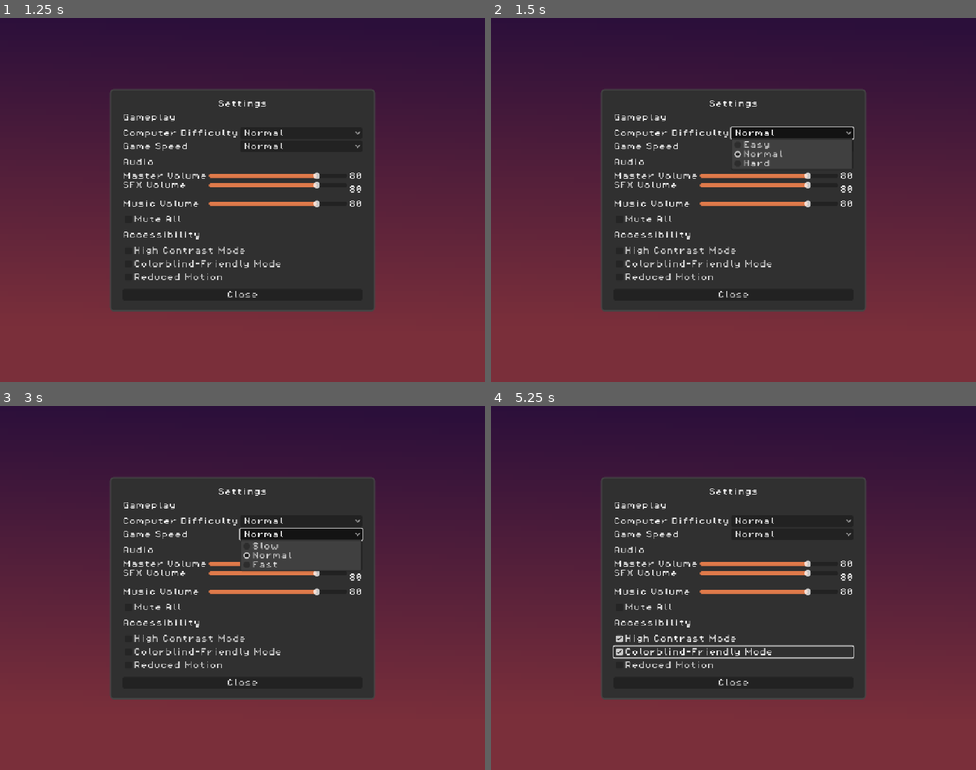
Above: before the commit, frames 1-4 (two rows, left to right).
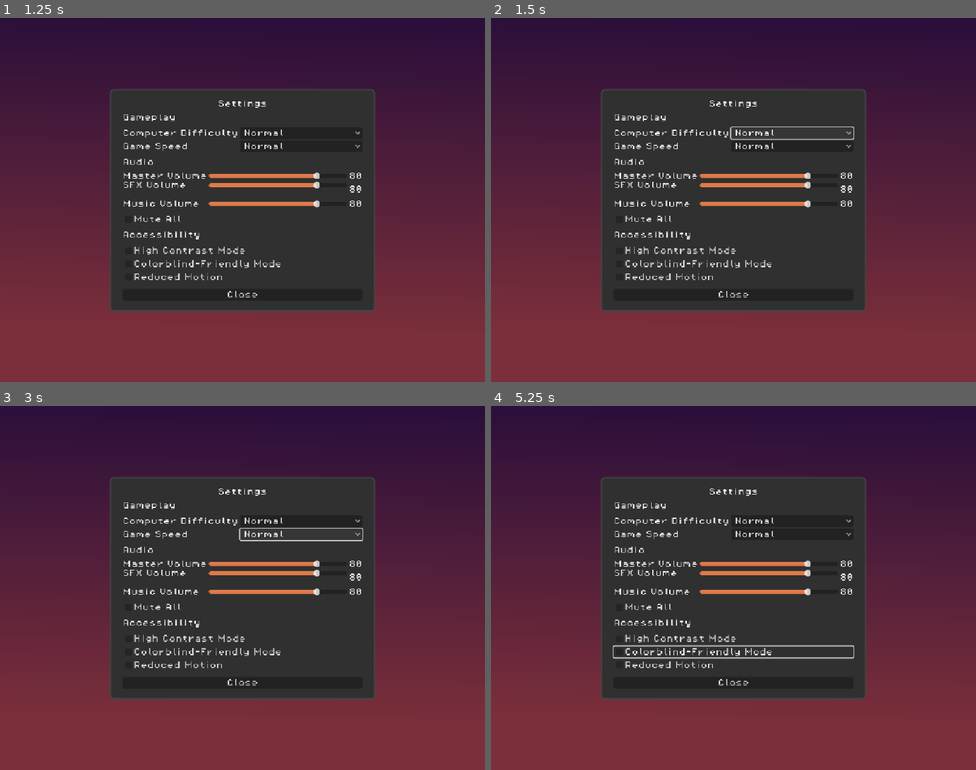
Above: after the commit, the same moments.

Repository: MissionToPsyche-Platinum/platinum_24d_game_psycheopoly-psb
Game: Godot game, scene res://scenes/StartMenu.tscn
Two runs of this game, one before a commit and one after it. Both use one fixed random seed, a clock stepped at 60 frames per second and the inputs below.
Inputs (mouse positions are in pixels of both pictures, inside the frame that each line leads up to):
- Up to frame 1 (1.25 s): click "Settings" at 0.5 s
- Up to frame 2 (1.5 s): click (791, 134) at 1.25 s, where only the run before the commit has a clickable "Normal"
- Up to frame 3 (3 s): click (300, 522) at 2 s, where only the run before the commit has a clickable "Normal"; click (300, 533) at 2.75 s, where only the run before the commit has a clickable "Normal"
- Up to frame 4 (5.25 s): click (791, 533) at 3.5 s, where only the run before the commit has a clickable "Normal"; click (733, 638) at 4.25 s, where only the run before the commit has a clickable "High Contrast Mode"; click (733, 653) at 5 s, where only the run before the commit has a clickable "Colorblind-Friendly Mode"

Frame 1 is identical in both runs. In frame 2, 1.7% of the frame differs, in the area x 49-75%, y 30-41%; in frame 3, 1.3%; in frame 4, 0.1%.

Commit message:
Pause Menu Created
Created a pause menu and simple color blind mode option

Diff:
--- a/project.godot
+++ b/project.godot
@@ -26,6 +26,7 @@
 AuctionMgr="*res://scripts/core/auction_manager.gd"
 ChanceCardMgr="*res://scripts/core/chance_card_manager.gd"
 GameController="*res://scripts/core/game_controller.gd"
+SettingsManager="*res://scripts/core/settings_manager.gd"
 
 [display]
 
@@ -39,6 +40,18 @@
 
 theme/custom_font="uid://bsp5euc03804b"
 
+[input]
+
+ui_settings={
+"deadzone": 0.2,
+"events": []
+}
+ui_pause={
+"deadzone": 0.2,
+"events": [Object(InputEventKey,"resource_local_to_scene":false,"resource_name":"","device":0,"window_id":0,"alt_pressed":false,"shift_pressed":false,"ctrl_pressed":false,"meta_pressed":false,"pressed":false,"keycode":0,"physical_keycode":4194305,"key_label":0,"unicode":0,"location":0,"echo":false,"script":null)
+]
+}
+
 [rendering]
 
 textures/canvas_textures/default_texture_filter=0
--- /dev/null
+++ b/scenes/PauseMenu.tscn
@@ -0,0 +1,67 @@
+[gd_scene load_steps=2 format=3 uid="uid://nladk13g277u"]
+
+[ext_resource type="Script" uid="uid://dxgi2ljkse4hj" path="res://scripts/ui/pause_menu.gd" id="1_jvnd5"]
+
+[node name="PauseMenu" type="Control"]
+custom_minimum_size = Vector2(250, 250)
+layout_mode = 3
+anchors_preset = 15
+anchor_right = 1.0
+anchor_bottom = 1.0
+grow_horizontal = 2
+grow_vertical = 2
+script = ExtResource("1_jvnd5")
+
+[node name="ColorRect" type="ColorRect" parent="."]
+layout_mode = 1
+anchors_preset = 8
+anchor_left = 0.5
+anchor_top = 0.5
+anchor_right = 0.5
+anchor_bottom = 0.5
+offset_left = 3608.0
+offset_right = 3608.0
+grow_horizontal = 2
+grow_vertical = 2
+mouse_filter = 2
+color = Color(0.2509804, 0.2509804, 0.2509804, 0.7058824)
+
+[node name="CenterContainer" type="CenterContainer" parent="."]
+layout_mode = 1
+anchors_preset = 8
+anchor_left = 0.5
+anchor_top = 0.5
+anchor_right = 0.5
+anchor_bottom = 0.5
+offset_left = -84.0
+offset_top = -64.0
+offset_right = 84.0
+offset_bottom = 64.0
+grow_horizontal = 2
+grow_vertical = 2
+
+[node name="VBoxContainer" type="VBoxContainer" parent="CenterContainer"]
+layout_mode = 2
+theme_override_constants/separation = 8
+alignment = 1
+
+[node name="Label" type="Label" parent="CenterContainer/VBoxContainer"]
+layout_mode = 2
+theme_override_font_sizes/font_size = 32
+text = "PAUSED"
+
+[node name="ResumeBtn" type="Button" parent="CenterContainer/VBoxContainer"]
+layout_mode = 2
+text = "Resume Game"
+
+[node name="SettingsBtn" type="Button" parent="CenterContainer/VBoxContainer"]
+layout_mode = 2
+text = "Settings"
+
+[node name="QuitBtn" type="Button" parent="CenterContainer/VBoxContainer"]
+layout_mode = 2
+text = "Quit"
+
+[connection signal="pressed" from="CenterContainer/VBoxContainer/ResumeBtn" to="." method="_on_resume_btn_pressed"]
+[connection signal="pressed" from="CenterContainer/VBoxContainer/SettingsBtn" to="." method="_on_settings_btn_pressed"]
+[connection signal="pressed" from="CenterContainer/VBoxContainer/QuitBtn" to="." method="_on_quit_btn_pressed"]
--- a/scenes/SettingsMenu.tscn
+++ b/scenes/SettingsMenu.tscn
@@ -105,6 +105,7 @@
 anchor_bottom = 1.0
 grow_horizontal = 2
 grow_vertical = 2
+mouse_filter = 2
 color = Color(0, 0, 0, 0.6039216)
 
 [node name="SettingsBackground" type="TextureRect" parent="."]
@@ -125,10 +126,10 @@
 anchor_top = 0.5
 anchor_right = 0.5
 anchor_bottom = 0.5
-offset_left = -20.0
-offset_top = -20.0
-offset_right = 20.0
-offset_bottom = 20.0
+offset_left = -280.0
+offset_top = -234.5
+offset_right = 280.0
+offset_bottom = 234.5
 grow_horizontal = 2
 grow_vertical = 2
 theme_override_styles/panel = SubResource("StyleBoxFlat_8e5yf")
--- a/scripts/core/board.gd
+++ b/scripts/core/board.gd
@@ -22,6 +22,8 @@
 var tile_map_layer: TileMapLayer = null
 var highlight_layer: TileMapLayer = null
 
+@onready var board_tilemap: Node = $TileMap # reference to tilemap so we can implement the colorblind mode.
+
 # Space info panel reference and scene
 const SpaceInfoPanelScene = preload("res://scenes/SpaceInfoPanel.tscn")
 var space_info_panel: CanvasLayer = null
@@ -61,6 +63,12 @@
 # Bankruptcy popup reference and scene
 const BankruptcyPopupScene = preload("res://scenes/BankruptcyPopup.tscn")
 var bankruptcy_popup: BankruptcyPopup = null
+
+const SettingsMenuScene = preload("res://scenes/SettingsMenu.tscn")
+var settings_menu: Control = null
+
+const PauseMenuScene = preload("res://scenes/PauseMenu.tscn")
+var pause_menu: Control = null
 
 # Pending debt info while player is resolving bankruptcy
 var pending_debtor_index: int = -1
@@ -79,6 +87,7 @@
 
 const PropertiesDetailPopupScene = preload("res://scenes/PropertiesDetailPopup.tscn")
 var assets_popup: CanvasLayer = null
+
 
 
 func _ready() -> void:
@@ -123,6 +132,12 @@
 
 	# Instantiate end turn button
 	_setup_end_turn_button()
+
+	#instantiae pause menu
+	_setup_pause_menu()
+
+	#instantite settings menu
+	_setup_settings_menu()
 
 	# Instantiate trade popup
 	_setup_trade_popup()
@@ -155,6 +170,9 @@
 
 	# Update panel after everything is ready
 	call_deferred("_initial_panel_update")
+
+	SettingsManager.colorblind_mode_changed.connect(_on_colorblind_mode_changed)
+	_on_colorblind_mode_changed(SettingsManager.is_colorblind_enabled())
 
 
 func _start_game_deferred() -> void:
@@ -647,6 +665,9 @@
 
 
 func _input(event: InputEvent) -> void:
+	if get_tree().paused:
+		return
+
 	if event is InputEventMouseMotion:
 		_handle_mouse_motion(event)
 	elif event is InputEventMouseButton and event.pressed and event.button_index == MOUSE_BUTTON_LEFT:
@@ -1215,3 +1236,114 @@
 	await get_tree().create_timer(2.5).timeout
 	if is_instance_valid(dialog):
 		dialog.queue_free()
+
+func _on_colorblind_mode_changed(enabled: bool) -> void:
+	if board_tilemap == null:
+		return
+
+	if enabled:
+		print("Colorblind mode ON")
+		board_tilemap.modulate = Color(0.85, 1.05, 1.2)
+	else:
+		print("Colorblind mode OFF")
+		board_tilemap.modulate = Color(1, 1, 1)
+
+func _unhandled_input(event: InputEvent) -> void:
+	if event.is_action_pressed("ui_pause"):
+		# If settings is open, close settings first and return to pause menu
+		if settings_menu and settings_menu.visible:
+			settings_menu.hide()
+			if pause_menu:
+				pause_menu.show()
+			get_viewport().set_input_as_handled()
+			return
+
+		# Otherwise toggle pause menu
+		if pause_menu:
+			pause_menu.set_paused(not pause_menu.visible)
+			get_viewport().set_input_as_handled()
+
+func _setup_pause_menu() -> void:
+	var canvas_layer := CanvasLayer.new()
+	canvas_layer.name = "PauseMenuLayer"
+	canvas_layer.layer = 100
+
+	pause_menu = PauseMenuScene.instantiate()
+	canvas_layer.add_child(pause_menu)
+
+	get_tree().root.call_deferred("add_child", canvas_layer)
+	pause_menu.hide()
+
+	if pause_menu.has_signal("settings_requested"):
+		pause_menu.settings_requested.connect(_on_pause_settings_requested)
+
+	if pause_menu.has_signal("quit_requested"):
+		pause_menu.quit_requested.connect(_on_pause_quit_requested)
+
+func _on_pause_settings_requested() -> void:
+	if settings_menu:
+		pause_menu.hide()
+		settings_menu.show()
+
+
+func _setup_settings_menu() -> void:
+	var canvas_layer := CanvasLayer.new()
+	canvas_layer.name = "SettingsMenuLayer"
+	canvas_layer.layer = 101
+
+	settings_menu = SettingsMenuScene.instantiate()
+	canvas_layer.add_child(settings_menu)
+
+	get_tree().root.call_deferred("add_child", canvas_layer)
+	settings_menu.hide()
+
+	if settings_menu.has_signal("closed"):
+		settings_menu.closed.connect(_on_settings_closed)
+
+
+func _on_settings_closed() -> void:
+	if settings_menu:
+		settings_menu.hide()
+
+	if pause_menu:
+		pause_menu.show()
+
+func _on_pause_quit_requested() -> void:
+	get_tree().paused = false
+	_cleanup_root_ui()
+	get_tree().change_scene_to_file("res://scenes/StartMenu.tscn")
+
+
+func _cleanup_root_ui() -> void:
+	var names_to_remove := [
+		"DiceRollLayer",
+		"MoneyHUDLayer",
+		"PlayerNameHUDLayer",
+		"PlayerPropertiesPreviewLayer",
+		"EndTurnButtonLayer",
+		"PauseMenuLayer",
+		"SettingsMenuLayer",
+		"BankruptcyPopup"
+	]
+
+	for child in get_tree().root.get_children():
+		if child.name in names_to_remove:
+			child.queue_free()
+
+	if space_info_panel and is_instance_valid(space_info_panel):
+		space_info_panel.queue_free()
+
+	if space_action_popup and is_instance_valid(space_action_popup):
+		space_action_popup.queue_free()
+
+	if trade_popup and is_instance_valid(trade_popup):
+		trade_popup.queue_free()
+
+	if auction_popup and is_instance_valid(auction_popup):
+		auction_popup.queue_free()
+
+	if property_details_popup and is_instance_valid(property_details_popup):
+		property_details_popup.queue_free()
+
+	if assets_popup and is_instance_valid(assets_popup):
+		assets_popup.queue_free()
--- /dev/null
+++ b/scripts/core/settings_manager.gd
@@ -0,0 +1,14 @@
+extends Node
+
+# Stores whether colorblind mode is enabled
+var colorblind_mode: bool = false
+
+# Signal that other systems can listen to
+signal colorblind_mode_changed(enabled: bool)
+
+func set_colorblind_mode(enabled: bool):
+	colorblind_mode = enabled
+	colorblind_mode_changed.emit(enabled)
+
+func is_colorblind_enabled() -> bool:
+	return colorblind_mode
--- /dev/null
+++ b/scripts/ui/pause_menu.gd
@@ -0,0 +1,31 @@
+extends Control
+
+signal settings_requested
+signal quit_requested
+
+var _is_paused: bool = false:
+	set = set_paused
+
+func _ready() -> void:
+	process_mode = Node.PROCESS_MODE_WHEN_PAUSED
+	mouse_filter = Control.MOUSE_FILTER_STOP
+	hide()
+
+func _unhandled_input(event: InputEvent) -> void:
+	if event.is_action_pressed("ui_pause") and visible:
+		set_paused(false)
+		get_viewport().set_input_as_handled()
+
+func set_paused(value: bool) -> void:
+	_is_paused = value
+	get_tree().paused = _is_paused
+	visible = _is_paused
+
+func _on_resume_btn_pressed() -> void:
+	set_paused(false)
+
+func _on_settings_btn_pressed() -> void:
+	settings_requested.emit()
+
+func _on_quit_btn_pressed() -> void:
+	quit_requested.emit()
--- a/scripts/ui/settings_menu.gd
+++ b/scripts/ui/settings_menu.gd
@@ -11,6 +11,8 @@
 
 @onready var mute_check: CheckBox = %MuteCheck
 @onready var close_button: Button = %CloseButton
+@onready var colorblind_check: CheckBox =%ColorblindCheck
+
 
 # Stores the user's previous volumes so we can restore them after unmuting
 var _last_master_volume: float = 80
@@ -19,7 +21,8 @@
 
 
 func _ready() -> void:
-	AudioManager.play_music("menu", 12.0, 0.0)
+	process_mode = Node.PROCESS_MODE_WHEN_PAUSED
+
 	# Initialize labels immediately
 	_update_master_label(master_slider.value)
 	_update_sfx_label(sfx_slider.value)
@@ -35,7 +38,8 @@
 
 	# Close behavior
 	close_button.pressed.connect(_on_close_pressed)
-
+	colorblind_check.button_pressed = SettingsManager.is_colorblind_enabled()
+	colorblind_check.toggled.connect(_on_colorblind_toggled)
 
 func _update_master_label(v: float) -> void:
 	master_value_label.text = str(int(round(v)))
@@ -76,6 +80,9 @@
 		sfx_slider.editable = true
 		music_slider.editable = true
 
+func _on_colorblind_toggled(enabled: bool) -> void:
+	SettingsManager.set_colorblind_mode(enabled)
+	print("Colorblind mode:", enabled)
 
 func _on_close_pressed() -> void:
 	hide()
Not shown, added: scripts/core/settings_manager.gd.uid
Not shown, added: scripts/ui/pause_menu.gd.uid
